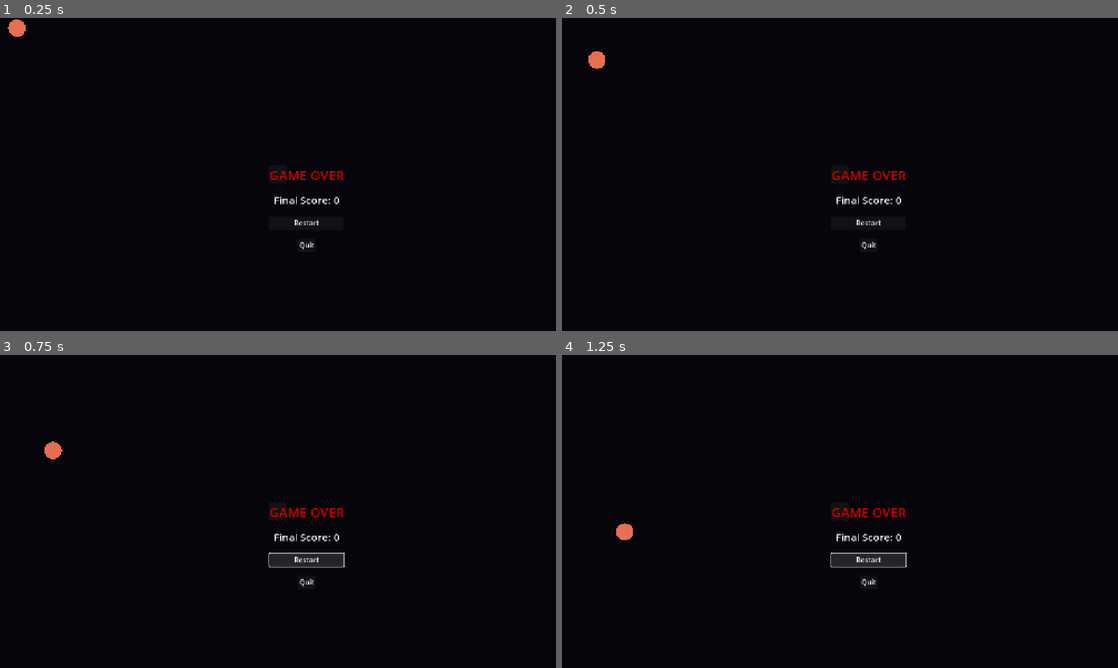
Above: before the commit, frames 1-4 (two rows, left to right).
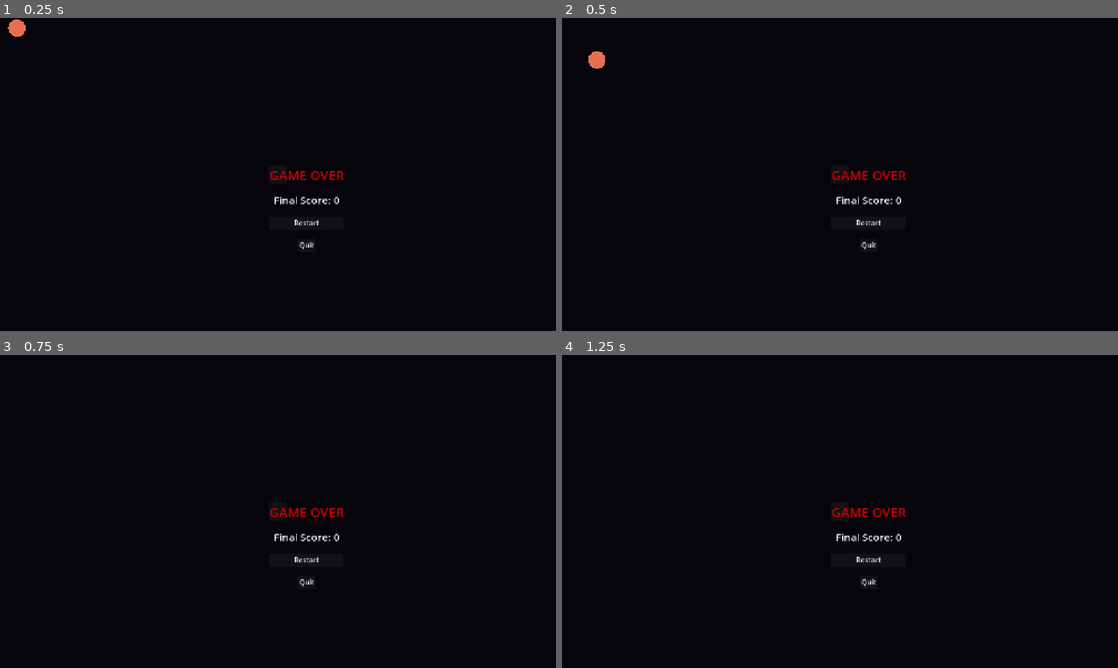
Above: after the commit, the same moments.

Repository: tjrink/WindPrototype
Game: Godot game, scene res://game_over.tscn
Same seed, same stepped clock (60 frames per second), same inputs: the game is played once before the commit and once after it. This scene is started directly instead of the project's main scene.
Inputs:
- Up to frame 1 (0.25 s): no input
- Up to frame 2 (0.5 s): no input
- Up to frame 3 (0.75 s): click "Restart" at 0.5 s
- Up to frame 4 (1.25 s): no input

Frames 1-2 are identical in both runs. In frame 3, 0.3% of the frame differs, in the area x 8-62%, y 27-68%; in frame 4, 0.3%.

Commit message:
Game over button connected

Diff:
--- a/game_over.gd
+++ b/game_over.gd
@@ -8,6 +8,7 @@
 	$Panel/VBoxContainer/ScoreLabel.text = "Final Score: " + str(Global.game_score)
 
 func _on_restart_button_pressed() -> void:
+	print("Reset pressed")
 	# Reset game state
 	Global.game_score = 0
 	Global.is_game_over = false
--- a/game_over.tscn
+++ b/game_over.tscn
@@ -56,3 +56,6 @@
 layout_mode = 2
 size_flags_horizontal = 4
 text = "Quit"
+
+[connection signal="pressed" from="Panel/VBoxContainer/RestartButton" to="." method="_on_restart_button_pressed"]
+[connection signal="pressed" from="Panel/VBoxContainer/QuitButton" to="." method="_on_quit_button_pressed"]
